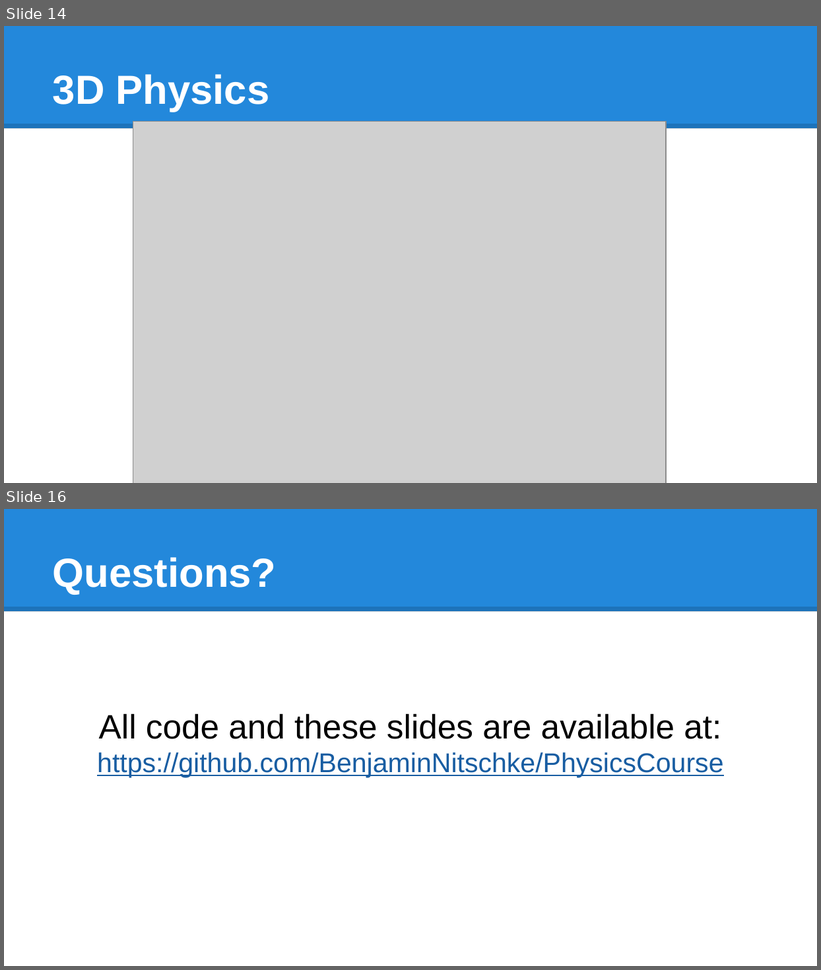
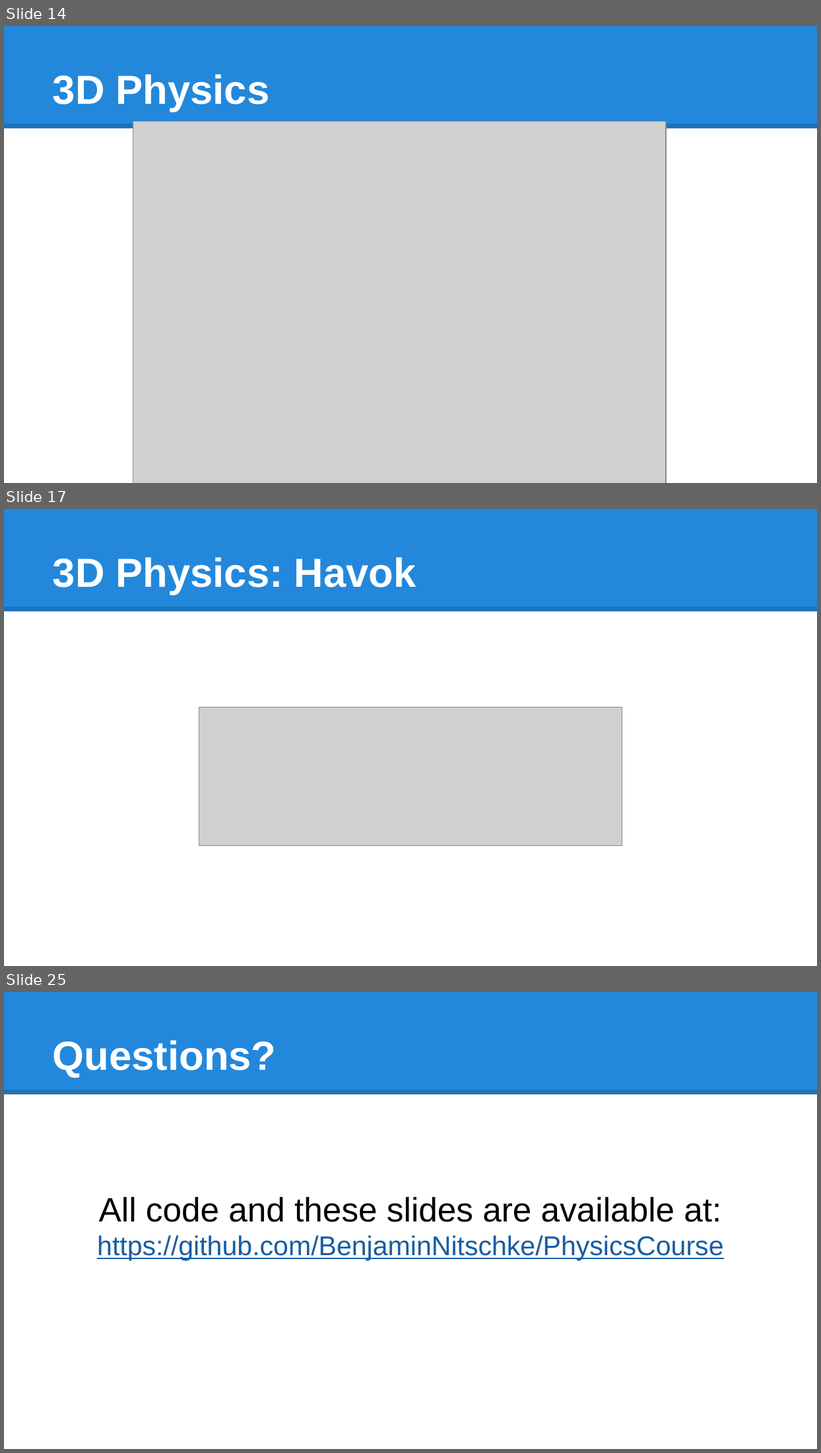
Before and after one commit to BenjaminNitschke/PhysicsCourse, a slide deck: Physics Course Games Academy July 2015.pptx. Shown one above the other, each under a label of ours: slides 14 and 16 before the commit, slides 14, 17 and 25 after it; the slides between them are not shown. The pictures are 821x970 and 821x1453 pixels, drawn with LibreOffice and Linux fonts; fonts in the diff are those of the drawing; grey boxes stand for pictures. Boxes give left, top, right and bottom in pixels: in the first picture for what was removed or moved away, otherwise in the second. Text is boxed around its words. In the diff, an @@ line names an element or a change of style, - is before the commit and + after.

Commit message:
Updated Physics Slides to latest version

```diff
--- a/Physics Course Games Academy July 2015.pptx
+++ b/Physics Course Games Academy July 2015.pptx
@@ slide 17 added at (4,509,817,966), background #FFFFFF; not listed: 2 template elements that a slide beside it also shows @@
@@ title added at (53,557,416,595), 36 pt, text #FFFFFF, bold @@
+3D Physics: Havok
@@ picture added at (199,708,623,846) @@
@@ what was slide 16 is now slide 25 @@
```
Also in this commit, not shown: 2 slides changed, 10 other slides added, 2 slides removed.
